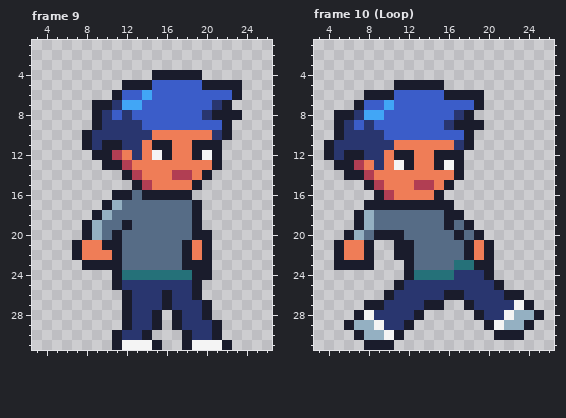
Two states of a pixel-art file, Assets/Player/Player.ase. Above: the version before the commit.
32x32 pixels, 11 frames. Shown: frame 9: x 3..26, y 1..31; frame 10 (Loop): x 3..26, y 1..31. The commit also changed other frames, which this record leaves out.
Once edited:
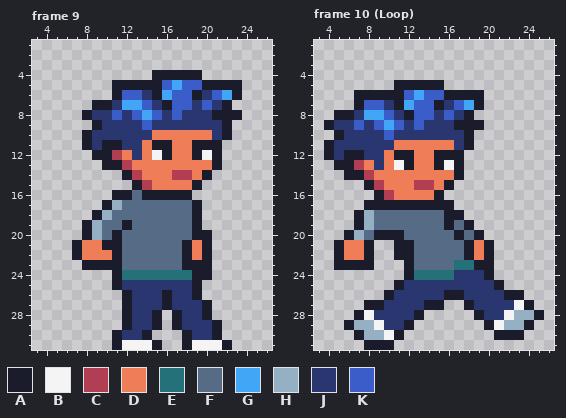
Palette (. is transparent): A #1a1c2c  B #f4f4f4  C #b13e53  D #ef7d57  E #257179  F #566c86  G #41a6f6  H #94b0c2  J #29366f  K #3b5dc9
The exact change:
Changed rows in their new state; - is an unchanged pixel.
Frame 9, layer "Head":
first column x 8:
 5 ---A---A-G-----
 6 ------JAG--AJ-G
 7 -------JA--J---
 8 AJ----G-J-JJ---
 9 -------JJJJJJJ-
Frame 10 (Loop), layer "Head":
first column x 4:
 6 ---A---A-G-----
 7 ------JAG--AJ-G
 8 -------JA--J---
 9 AJ----G-J-JJ---
10 -------JJJJJJJ-
